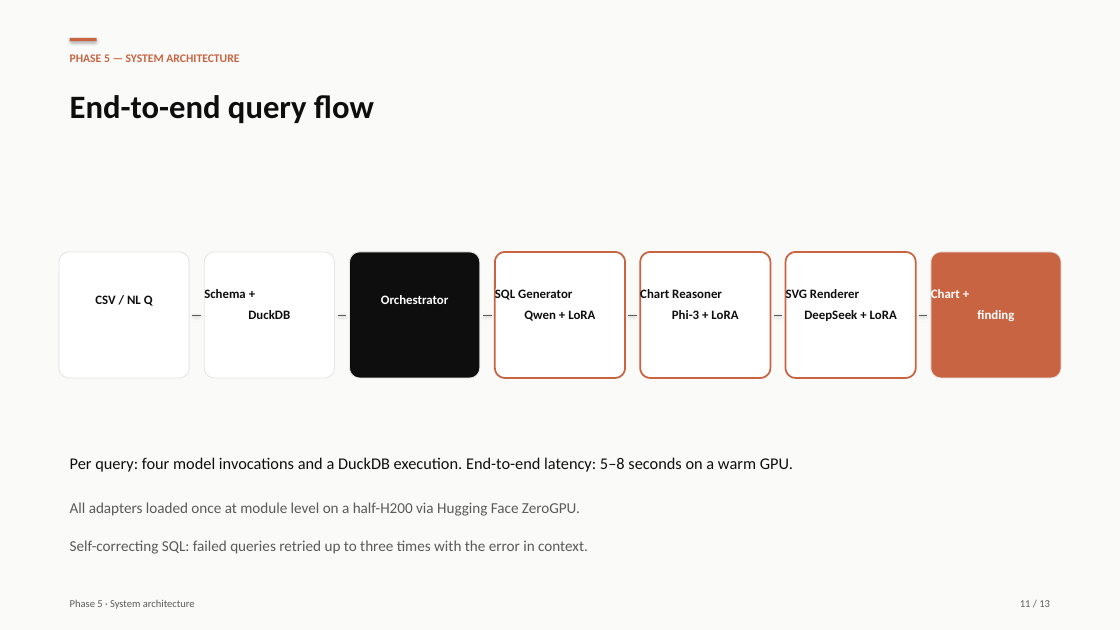
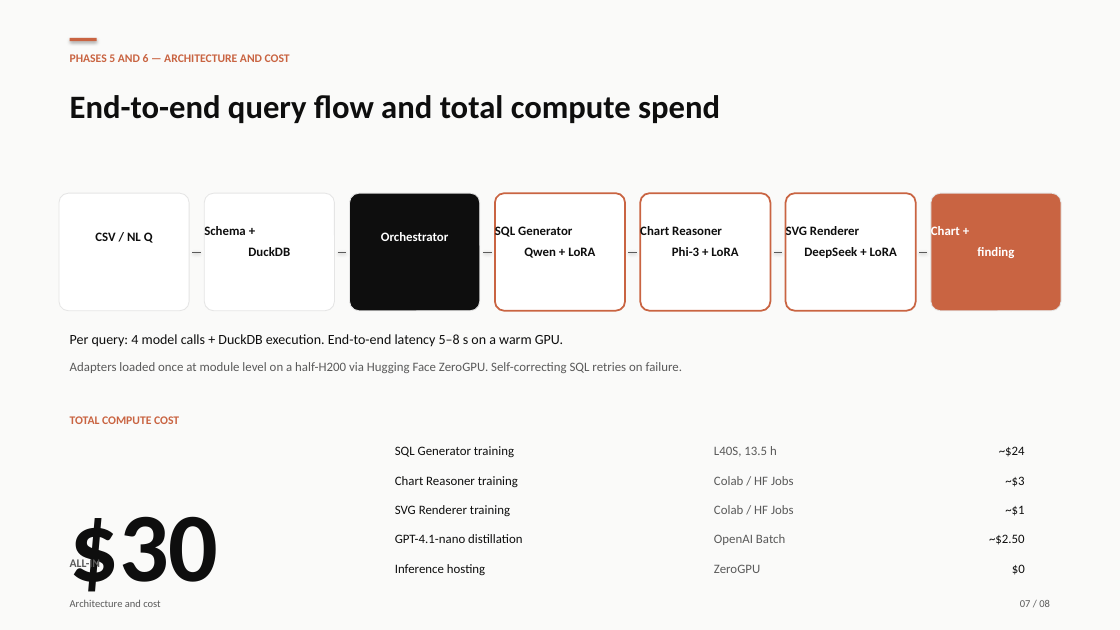
Before and after one commit to DanielRegaladoUMiami/sql-agent-llmops, a slide deck: slide 7 of presentation/slides-editable.pptx (slide 11 before the commit). Drawn at 1120x630 pixels with LibreOffice and Linux fonts; fonts in the diff are those of the drawing. Boxes give left, top, right and bottom in pixels: in the first picture for what was removed or moved away, otherwise in the second. Text is boxed around its words. In the diff, an @@ line names an element or a change of style, - is before the commit and + after.

```diff
--- a/presentation/slides-editable.pptx
+++ b/presentation/slides-editable.pptx
@@ text at (70,54,290,62): text changed @@
-PHASE 5 — SYSTEM ARCHITECTURE
+PHASES 5 AND 6 — ARCHITECTURE AND COST
@@ text at (70,95,720,123): text changed @@
-End-to-end query flow
+End-to-end query flow and total compute spend
@@ rounded rectangle: place and size @@
-rounded rectangle at (59,252,189,378)
+rounded rectangle at (59,193,189,311)
@@ rounded rectangle: place and size @@
-rounded rectangle at (204,252,334,378)
+rounded rectangle at (204,193,334,311)
@@ rounded rectangle: place and size @@
-rounded rectangle at (350,252,480,378)
+rounded rectangle at (350,193,480,311)
@@ rounded rectangle: place and size @@
-rounded rectangle at (495,252,625,378)
+rounded rectangle at (495,193,625,311)
@@ rounded rectangle: place and size @@
-rounded rectangle at (640,252,770,378)
+rounded rectangle at (640,193,770,311)
@@ rounded rectangle: place and size @@
-rounded rectangle at (786,252,916,378)
+rounded rectangle at (786,193,916,311)
@@ rounded rectangle: place and size @@
-rounded rectangle at (931,252,1061,378)
+rounded rectangle at (931,193,1061,311)
@@ 7 texts, 6 lines: place and size @@
-7 texts, 6 lines at (95,287,1014,321)
+7 texts, 6 lines at (95,224,1014,258)
@@ text at (70,334,563,347): text changed; size 14 to 12 pt @@
-Per query: four model invocations and a DuckDB execution. End-to-end latency: 5–8 seconds on a warm GPU.
+Per query: 4 model calls + DuckDB execution. End-to-end latency 5–8 s on a warm GPU.
@@ text at (70,362,682,373): text changed; size 13 to 11 pt @@
-All adapters loaded once at module level on a half-H200 via Hugging Face ZeroGPU.
+Adapters loaded once at module level on a half-H200 via Hugging Face ZeroGPU. Self-correcting SQL retries on failure.
@@ text added at (70,416,179,424), 10 pt, text #C96442, bold @@
+TOTAL COMPUTE COST
@@ text added at (395,446,514,457), 11 pt, text #0E0E0E @@
+SQL Generator training
@@ text added at (714,446,777,457), 11 pt, text #5A5A5A @@
+L40S, 13.5 h
@@ text added at (999,446,1025,456), 11 pt, text #0E0E0E @@
+~$24
@@ text added at (395,476,518,487), 11 pt, text #0E0E0E @@
+Chart Reasoner training
@@ text added at (714,476,794,485), 11 pt, text #5A5A5A @@
+Colab / HF Jobs
@@ text added at (1005,476,1024,487), 11 pt, text #0E0E0E @@
+~$3
@@ text added at (395,505,510,516), 11 pt, text #0E0E0E @@
+SVG Renderer training
@@ text added at (714,505,794,514), 11 pt, text #5A5A5A @@
+Colab / HF Jobs
@@ text added at (1005,506,1024,516), 11 pt, text #0E0E0E @@
+~$1
@@ text added at (70,516,219,604), 84 pt, text #0E0E0E, bold @@
+$30
@@ text added at (395,534,522,543), 11 pt, text #0E0E0E @@
+GPT-4.1-nano distillation
@@ text added at (714,534,785,545), 11 pt, text #5A5A5A @@
+OpenAI Batch
@@ text added at (989,534,1025,545), 11 pt, text #0E0E0E @@
+~$2.50
@@ text removed at (70,540,588,554) @@
-Self-correcting SQL: failed queries retried up to three times with the error in context.
@@ text added at (70,557,100,570), 10 pt, text #5A5A5A, bold @@
+ALL-IN
@@ text added at (395,564,485,575), 11 pt, text #0E0E0E @@
+Inference hosting
@@ text added at (714,564,760,573), 11 pt, text #5A5A5A @@
+ZeroGPU
@@ text added at (1012,564,1025,575), 11 pt, text #0E0E0E @@
+$0
@@ text at (70,599,160,607): text changed @@
-Phase 5 · System architecture
+Architecture and cost
@@ text at (1020,600,1050,607): text changed @@
-11 / 13
+07 / 08
```
Also in this commit, not shown: 5 other slides changed, 1 slide added, 6 slides removed, 1 other file.
